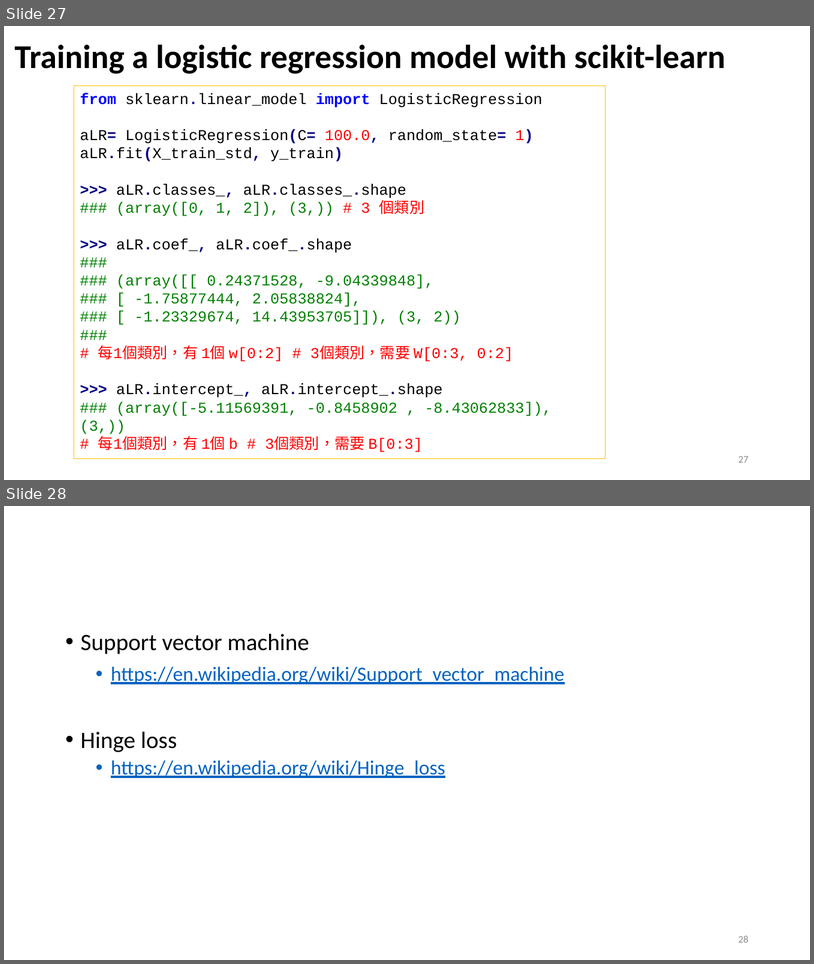
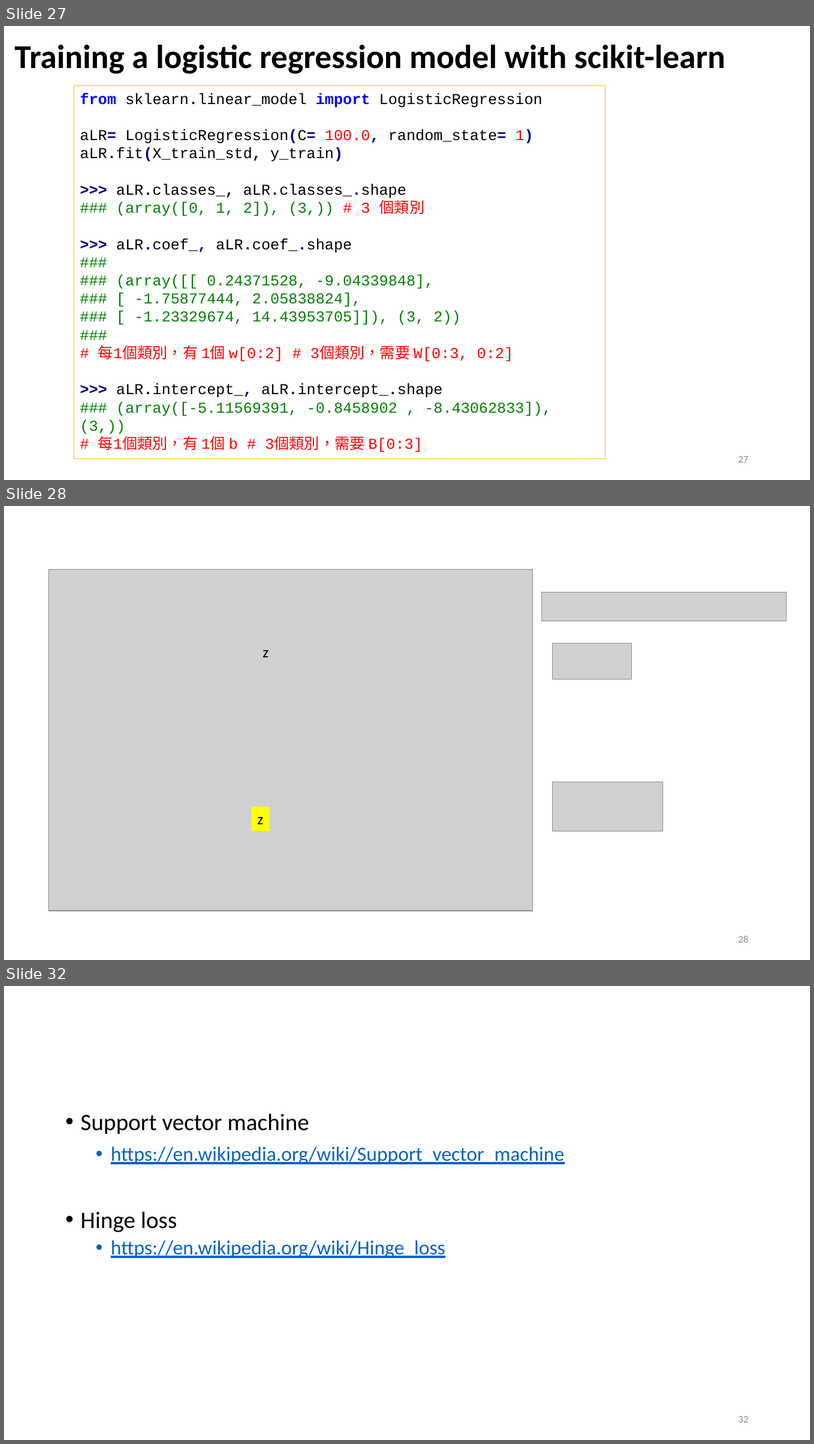
Before and after one commit to renyuanL/_ryTeach2018, a slide deck: _Notes/03_Ch03.pptx. Shown one above the other, each under a label of ours: slides 27 and 28 before the commit, slides 27, 28 and 32 after it; the slides between them are not shown. The pictures are 814x964 and 814x1444 pixels, drawn with LibreOffice and Linux fonts; fonts in the diff are those of the drawing; grey boxes stand for pictures. Boxes give left, top, right and bottom in pixels: in the first picture for what was removed or moved away, otherwise in the second. Text is boxed around its words. In the diff, an @@ line names an element or a change of style, - is before the commit and + after.

```diff
--- a/_Notes/03_Ch03.pptx
+++ b/_Notes/03_Ch03.pptx
@@ slide 28 added at [4, 506, 810, 960], background #FFFFFF @@
@@ picture added at [49, 569, 533, 910] @@
@@ picture added at [542, 592, 787, 621] @@
@@ picture added at [301, 645, 343, 659] @@
@@ picture added at [553, 643, 632, 679] @@
@@ text added at [263, 650, 269, 657], 18 pt, text #000000 @@
+z
@@ picture added at [307, 774, 349, 789] @@
@@ picture added at [553, 782, 664, 831] @@
@@ rectangle added at [251, 807, 270, 831], fill #FFFF00, 18 pt, text #000000 @@
+z
@@ page number added at [738, 935, 749, 942], 12 pt, text #8C8C8C @@
+28
@@ what was slide 28 is now slide 32 @@
@@ page number at [738, 1416, 749, 1422]: text changed @@
-28
+32
```
Also in this commit, not shown: 3 other slides added, 5 other files.
